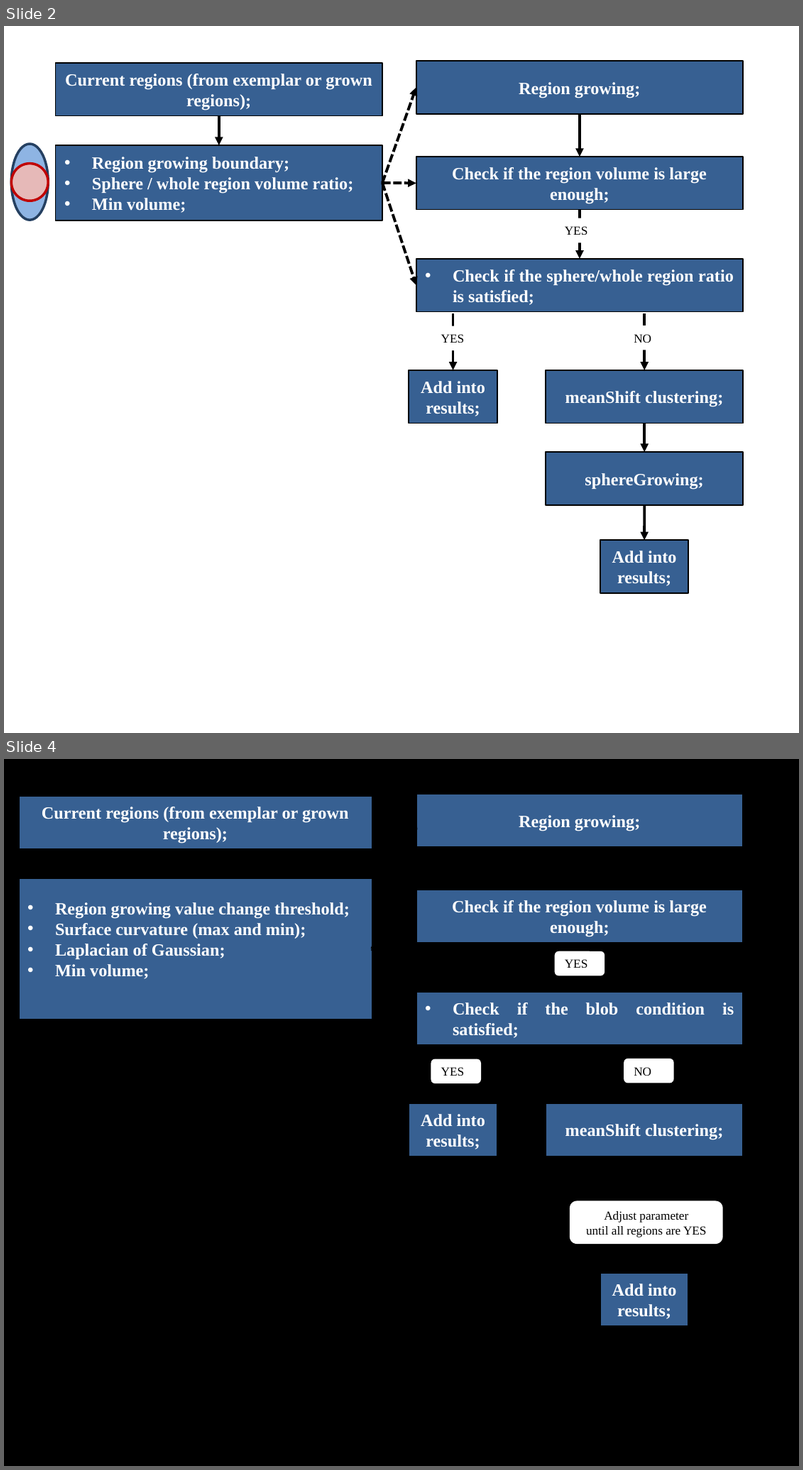
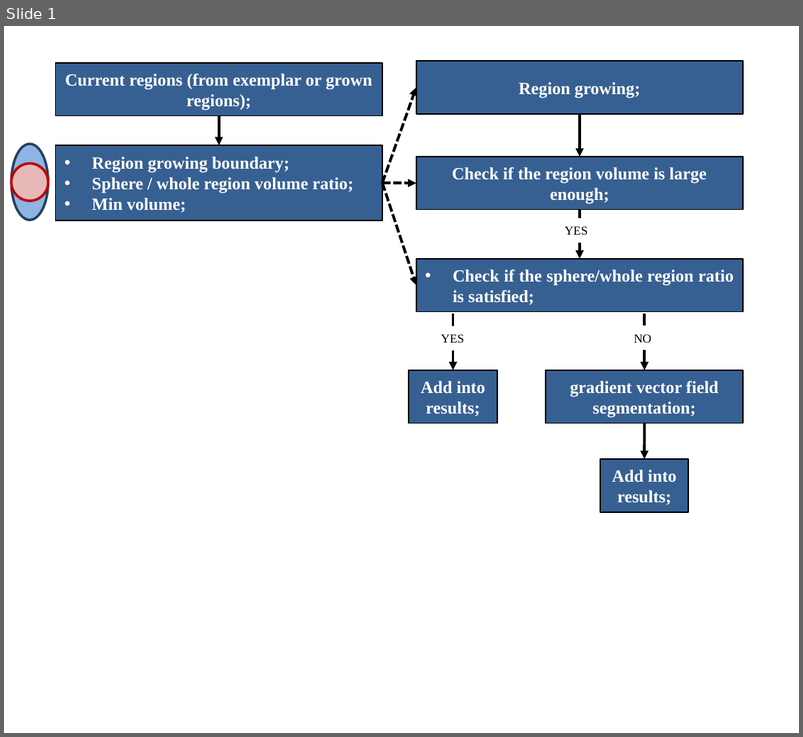
Before and after one commit to Vaa3D/vaa3d_tools, a slide deck: hackathon/xiang/cellSegmentation/scheme.pptx. Shown one above the other, each under a label of ours: slides 2 and 4 before the commit, slide 1 after it; the slides between them are not shown. The pictures are 803x1470 and 803x737 pixels, drawn with LibreOffice and Linux fonts; fonts in the diff are those of the drawing. Boxes give left, top, right and bottom in pixels: in the first picture for what was removed or moved away, otherwise in the second. Text is boxed around its words. In the diff, an @@ line names an element or a change of style, - is before the commit and + after.

```diff
--- a/hackathon/xiang/cellSegmentation/scheme.pptx
+++ b/hackathon/xiang/cellSegmentation/scheme.pptx
@@ slide 4 removed at <box>4,759,799,1466</box>, background #000000 @@
@@ rectangle removed at <box>19,796,372,849</box> @@
-Current regions (from exemplar or grown regions);
@@ rectangle removed at <box>417,794,744,846</box> @@
-Region growing;
@@ arrow removed from (372, 949) to (417, 820) @@
@@ arrow removed from (196, 849) to (196, 878) @@
@@ arrow removed from (580, 846) to (580, 890) @@
@@ rectangle removed at <box>19,878,372,1020</box> @@
-• Region growing value change threshold;
-• Surface curvature (max and min);
-• Laplacian of Gaussian;
-• Min volume;
@@ rectangle removed at <box>417,890,744,943</box> @@
-Check if the region volume is large enough;
@@ arrow removed from (372, 949) to (417, 917) @@
@@ arrow removed from (372, 949) to (417, 1018) @@
@@ arrow removed from (580, 943) to (580, 991) @@
@@ rounded rectangle removed at <box>554,951,605,976</box> @@
-YES
@@ rectangle removed at <box>417,991,744,1044</box> @@
-• Check if the blob condition is satisfied;
@@ elbow arrow removed from (644, 1156) to (744, 1018) @@
@@ arrow removed from (453, 1046) to (453, 1103) @@
@@ arrow removed from (644, 1046) to (644, 1103) @@
@@ rounded rectangle removed at <box>431,1059,481,1083</box> @@
-YES
@@ rounded rectangle removed at <box>625,1059,675,1083</box> @@
-NO
@@ rectangle removed at <box>409,1103,497,1156</box> @@
-Add into results;
@@ rectangle removed at <box>546,1103,742,1156</box> @@
-meanShift clustering;
@@ arrow removed from (644, 1156) to (644, 1273) @@
@@ rounded rectangle removed at <box>569,1201,723,1244</box> @@
-Adjust parameter
-until all regions are YES
@@ rectangle removed at <box>600,1273,688,1326</box> @@
-Add into results;
@@ what was slide 2 is now slide 1 @@
@@ slide 1 changed as well @@
@@ text in rectangle at <box>570,381,719,418</box>: text changed @@
-meanShift clustering;
+gradient vector field segmentation;
@@ arrow moved from (644, 505) - (644, 540) to (644, 423) - (644, 459) @@
@@ arrow removed from (644, 423) to (644, 452) @@
@@ rectangle removed at <box>546,452,742,505</box> @@
-sphereGrowing;
@@ rectangle "Add into results;": place and size @@
-rectangle "Add into results;" at <box>600,540,688,593</box>
+rectangle "Add into results;" at <box>600,459,688,512</box>
```
Also in this commit, not shown: 2 other slides removed.
